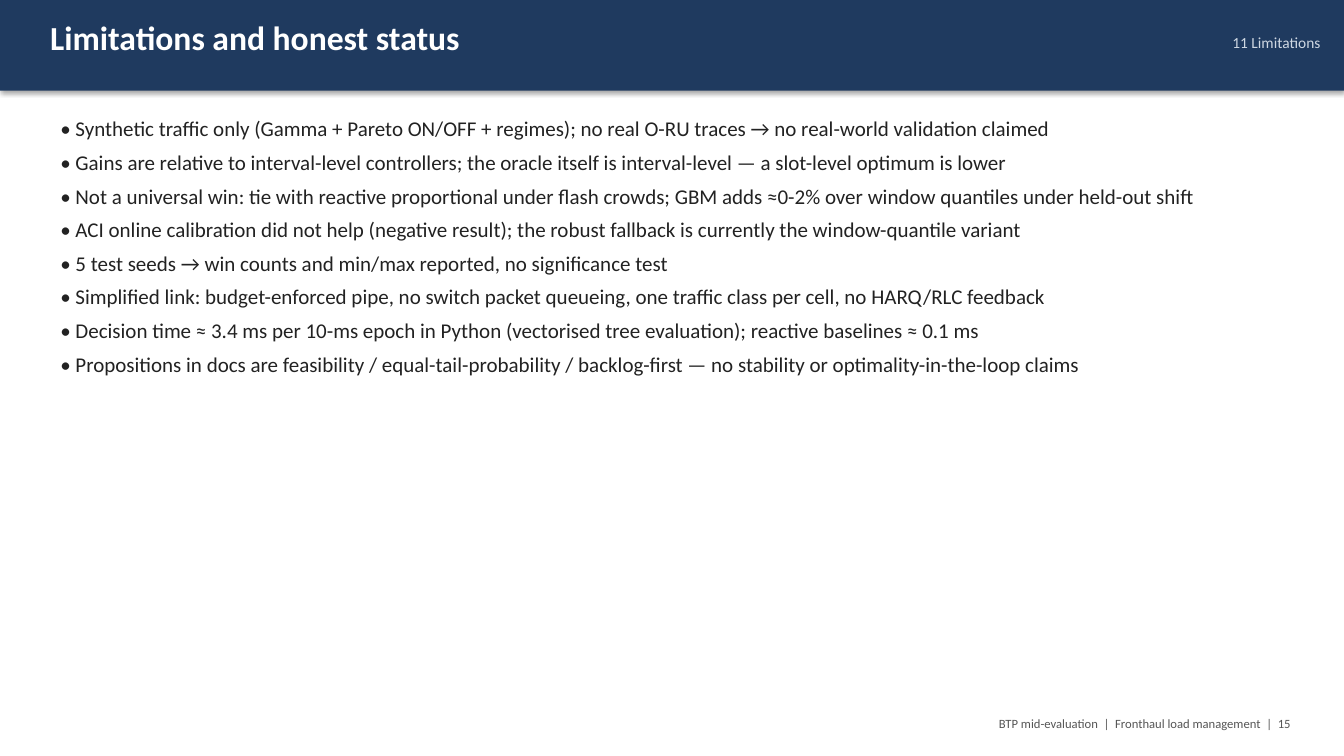
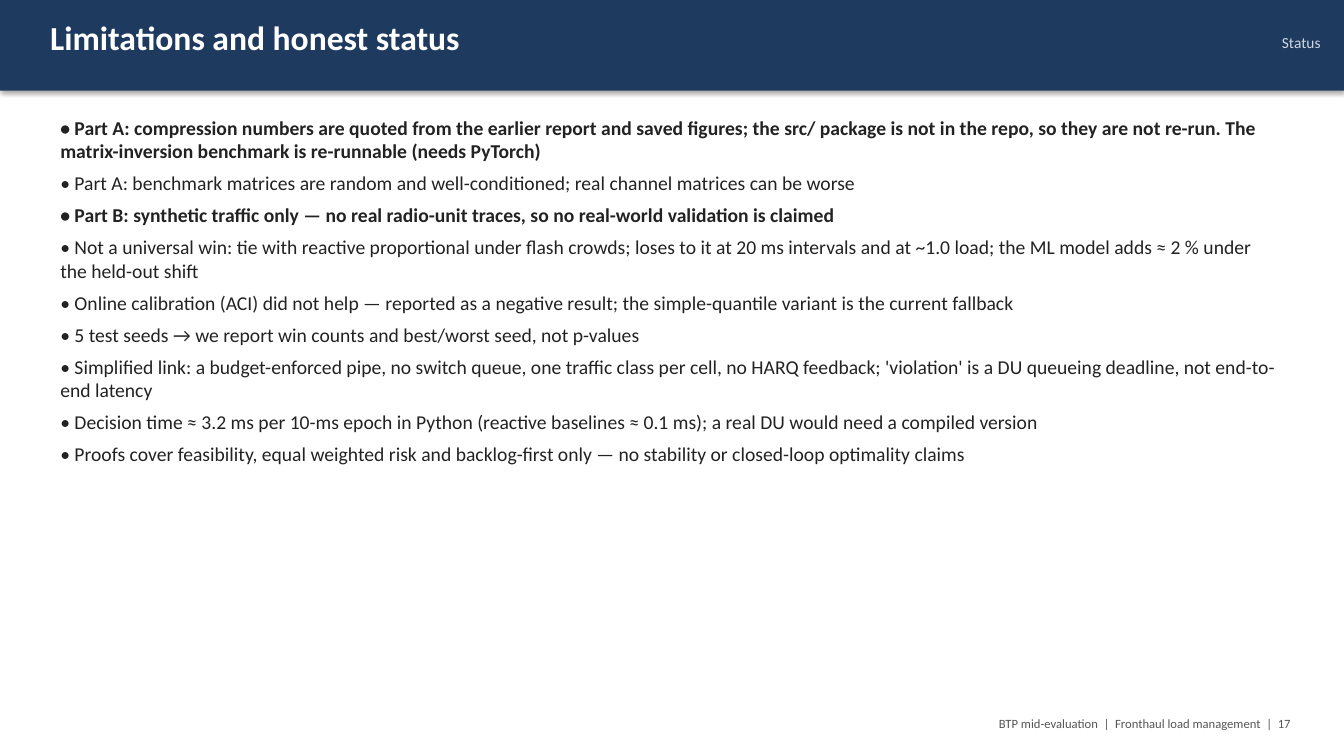
Before and after one commit to Harshvardhan-To1/BTP, a slide deck: slide 17 of docs/fhlm/BTP_midterm_fronthaul_load_management.pptx (slide 15 before the commit). Drawn at 1344x756 pixels with LibreOffice and Linux fonts; fonts in the diff are those of the drawing. Boxes give left, top, right and bottom in pixels: in the first picture for what was removed or moved away, otherwise in the second. Text is boxed around its words. In the diff, an @@ line names an element or a change of style, - is before the commit and + after.

```diff
--- a/docs/fhlm/BTP_midterm_fronthaul_load_management.pptx
+++ b/docs/fhlm/BTP_midterm_fronthaul_load_management.pptx
@@ text at (x1=1282, y1=38, x2=1321, y2=48): text changed @@
-11 Limitations
+Status
@@ text at (x1=60, y1=121, x2=1274, y2=465): text changed; size 15 to 14 pt @@
-• Synthetic traffic only (Gamma + Pareto ON/OFF + regimes); no real O-RU traces → no real-world validation claimed
-• Gains are relative to interval-level controllers; the oracle itself is interval-level — a slot-level optimum is lower
-• Not a universal win: tie with reactive proportional under flash crowds; GBM adds ≈0-2% over window quantiles under held-out shift
-• ACI online calibration did not help (negative result); the robust fallback is currently the window-quantile variant
-• 5 test seeds → win counts and min/max reported, no significance test
-• Simplified link: budget-enforced pipe, no switch packet queueing, one traffic class per cell, no HARQ/RLC feedback
-• Decision time ≈ 3.4 ms per 10-ms epoch in Python (vectorised tree evaluation); reactive baselines ≈ 0.1 ms
-• Propositions in docs are feasibility / equal-tail-probability / backlog-first — no stability or optimality-in-the-loop claims
+• Part A: compression numbers are quoted from the earlier report and saved figures; the src/ package is not in the repo, so they are not re-run. The matrix-inversion benchmark is re-runnable (needs PyTorch)
+• Part A: benchmark matrices are random and well-conditioned; real channel matrices can be worse
+• Part B: synthetic traffic only — no real radio-unit traces, so no real-world validation is claimed
+• Not a universal win: tie with reactive proportional under flash crowds; loses to it at 20 ms intervals and at ~1.0 load; the ML model adds ≈ 2 % under the held-out shift
+• Online calibration (ACI) did not help — reported as a negative result; the simple-quantile variant is the current fallback
+• 5 test seeds → we report win counts and best/worst seed, not p-values
+• Simplified link: a budget-enforced pipe, no switch queue, one traffic class per cell, no HARQ feedback; 'violation' is a DU queueing deadline, not end-to-end latency
+• Decision time ≈ 3.2 ms per 10-ms epoch in Python (reactive baselines ≈ 0.1 ms); a real DU would need a compiled version
+• Proofs cover feasibility, equal weighted risk and backlog-first only — no stability or closed-loop optimality claims
@@ text at (x1=999, y1=719, x2=1291, y2=730): text changed @@
-BTP mid-evaluation | Fronthaul load management | 15
+BTP mid-evaluation | Fronthaul load management | 17
```
Also in this commit, not shown: 19 other slides changed, 4 slides added, 7 other files.
